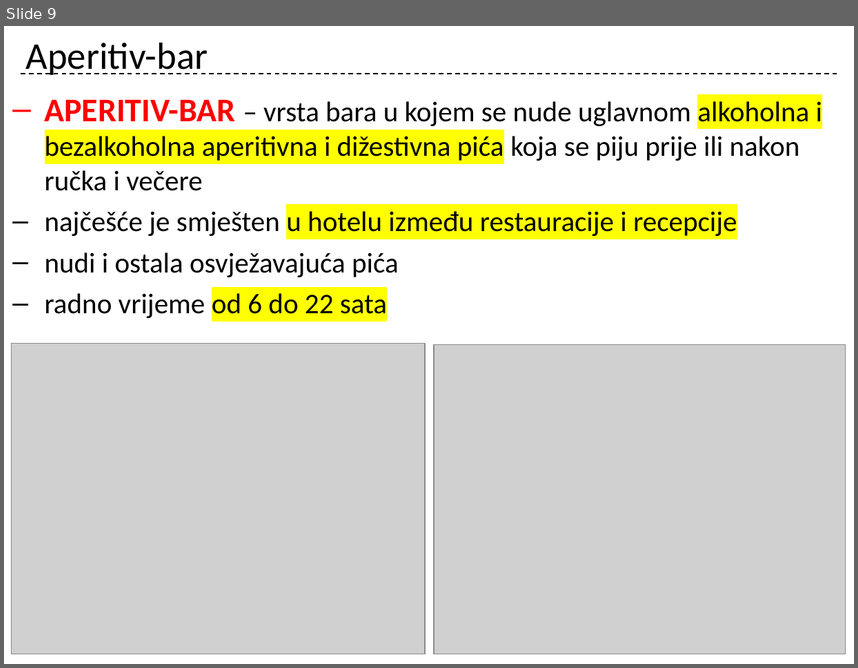
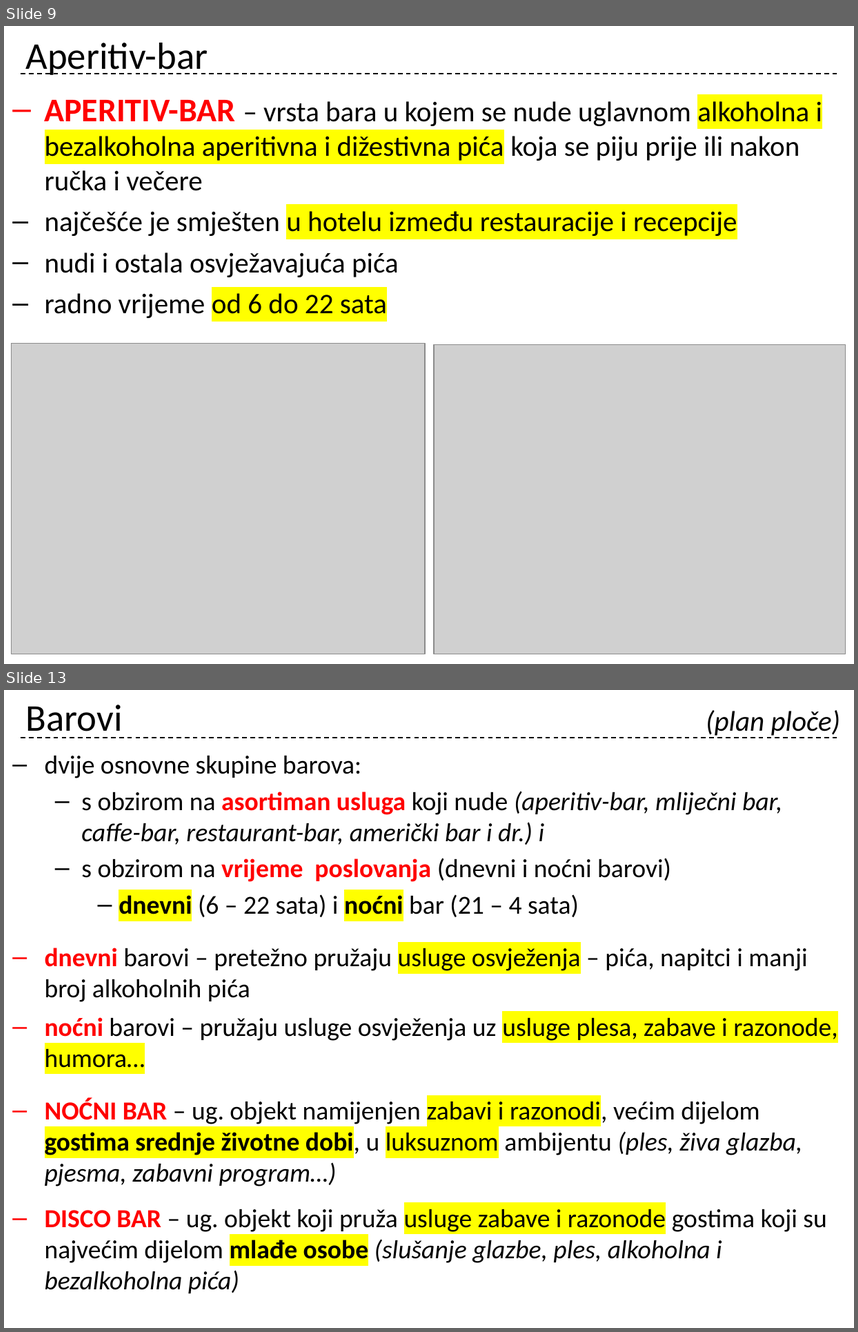
Before and after one commit to cornx/print, a slide deck: data/prezentacije/organizacija/005_Podjela_ugostiteljstva.pptx. Shown one above the other, each under a label of ours: slide 9 before the commit, slides 9 and 13 after it; the slides between them are not shown. The pictures are 858x668 and 858x1332 pixels, drawn with LibreOffice and Linux fonts; fonts in the diff are those of the drawing; grey boxes stand for pictures. Boxes give left, top, right and bottom in pixels: in the first picture for what was removed or moved away, otherwise in the second. Text is boxed around its words. In the diff, an @@ line names an element or a change of style, - is before the commit and + after.

```diff
--- a/data/prezentacije/organizacija/005_Podjela_ugostiteljstva.pptx
+++ b/data/prezentacije/organizacija/005_Podjela_ugostiteljstva.pptx
@@ slide 13 added at (x1=4, y1=690, x2=854, y2=1328), background #FFFFFF; not listed: 1 template element that a slide beside it also shows @@
@@ title added at (x1=26, y1=704, x2=840, y2=738), 24 pt, text #000000, italic @@
+Barovi (plan ploče)
@@ text added at (x1=45, y1=756, x2=838, y2=1293), 22 pt, text #000000 @@
+– dvije osnovne skupine barova:
+  – s obzirom na asortiman usluga koji nude (aperitiv-bar, mliječni bar, caffe-bar, restaurant-bar, američki bar i dr.) i
+  – s obzirom na vrijeme poslovanja (dnevni i noćni barovi)
+    – dnevni (6 – 22 sata) i noćni bar (21 – 4 sata)
+– dnevni barovi – pretežno pružaju usluge osvježenja – pića, napitci i manji broj alkoholnih pića
+– noćni barovi – pružaju usluge osvježenja uz usluge plesa, zabave i razonode, humora…
+– NOĆNI BAR – ug. objekt namijenjen zabavi i razonodi, većim dijelom gostima srednje životne dobi, u luksuznom ambijentu (ples, živa glazba, pjesma, zabavni program…)
+– DISCO BAR – ug. objekt koji pruža usluge zabave i razonode gostima koji su najvećim dijelom mlađe osobe (slušanje glazbe, ples, alkoholna i bezalkoholna pića)
```
Also in this commit, not shown: 3 slides changed, 9 other slides added, 1 slide removed.
